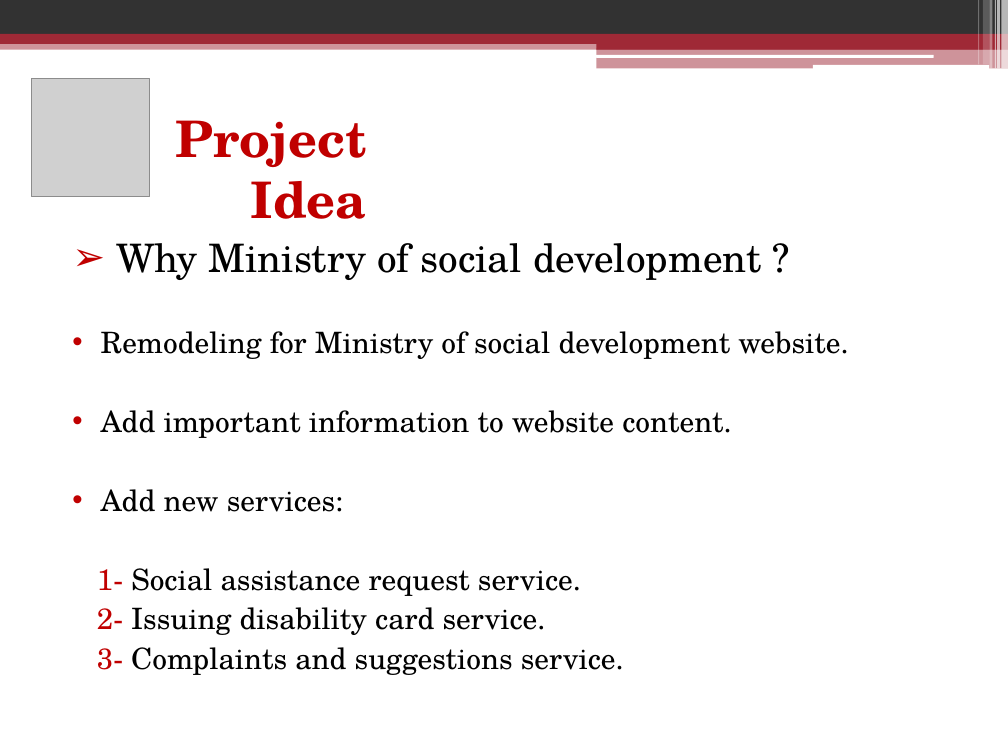
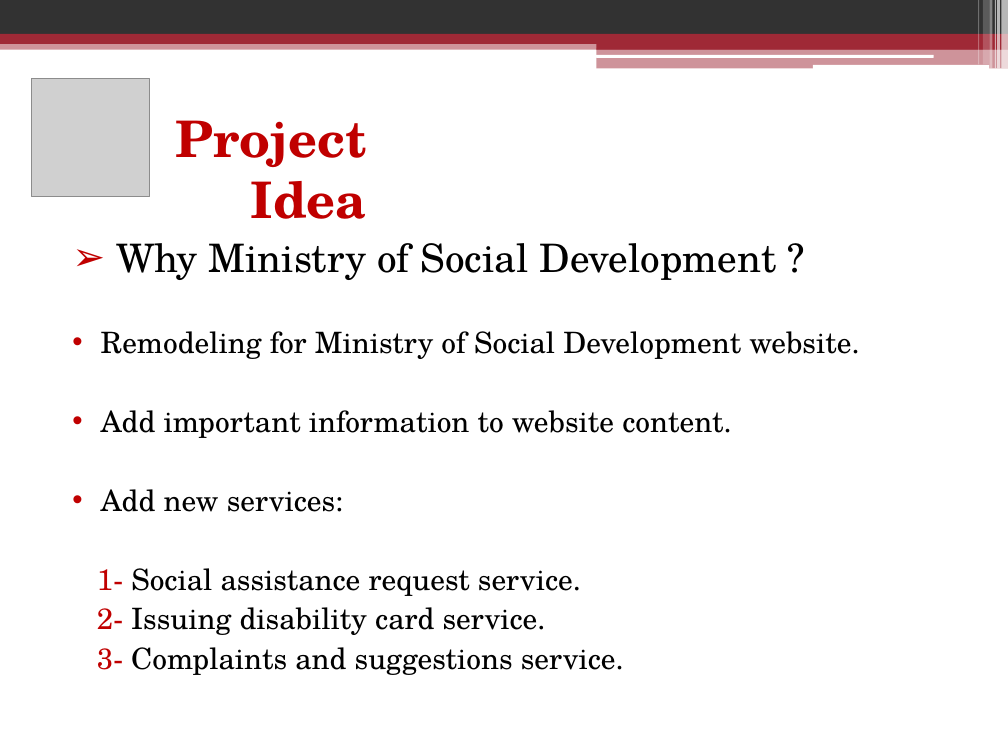
Before and after one commit to HanaZRasheed/Cohort5_WebDev_DanaAlsawalha, a slide deck: slide 3 of FinalAssigment-Ministry of social development project/Presentation.pptx. Drawn at 1008x756 pixels with LibreOffice and Linux fonts; fonts in the diff are those of the drawing; grey boxes stand for pictures. Boxes give left, top, right and bottom in pixels: in the first picture for what was removed or moved away, otherwise in the second. Text is boxed around its words. In the diff, an @@ line names an element or a change of style, - is before the commit and + after.

Commit message:
PP

```diff
--- a/FinalAssigment-Ministry of social development project/Presentation.pptx
+++ b/FinalAssigment-Ministry of social development project/Presentation.pptx
@@ text at <box>101,243,859,359</box>: text changed @@
-➢ Why Ministry of social development ?
-• Remodeling for Ministry of social development website.
+➢ Why Ministry of Social Development ?
+• Remodeling for Ministry of Social Development website.
```
Also in this commit, not shown: 4 other slides changed, 1 slide added, 1 slide removed.
